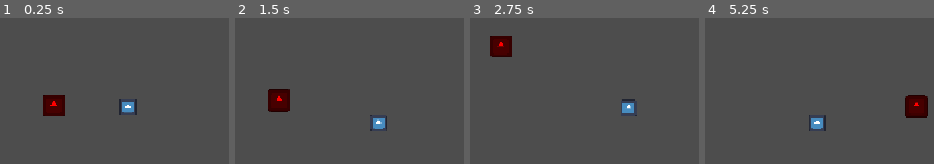
Above: before the commit, frames 1-4 (left to right).
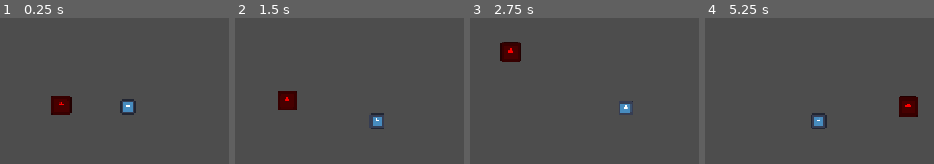
Above: after the commit, the same moments.

Repository: butteredsaltedtoast/orbit
Game: Godot game, scene res://levels/main.tscn
Two runs of this game, one before a commit and one after it. Both use one fixed random seed, a clock stepped at 60 frames per second and the inputs below. The engine's default icon, where the game draws it, is replaced by a stand-in: a white triangle on a blue panel in a dark square.
Inputs:
- Up to frame 1 (0.25 s): no input
- Up to frame 2 (1.5 s): hold D (move_right) 0.53-1.28 s; hold S (move_down) from 1.28 s (still down)
- Up to frame 3 (2.75 s): release S (move_down) at 2.03 s; hold D (move_right) from 2.03 s (still down)
- Up to frame 4 (5.25 s): release D (move_right) at 2.78 s; hold W (move_up) 2.78-3.53 s; hold A (move_left) 3.53-5.03 s; hold S (move_down) from 5.03 s (still down)

The runs differ from the first frame. In frame 1, 1.5% of the frame differs, in the area x 18-60%, y 52-68%; in frame 2, 1.7%; in frame 3, 2.1%, in the area x 8-73%, y 12-68%; in frame 4, 1.7%.

Commit message:
player hp, hurtbox, iframes, collision layers and masking

Diff:
--- a/enemies/enemy.tscn
+++ b/enemies/enemy.tscn
@@ -8,7 +8,7 @@
 
 [node name="Enemy" type="CharacterBody2D" unique_id=1015853766]
 collision_layer = 2
-collision_mask = 3
+collision_mask = 2
 script = ExtResource("1_7frlh")
 
 [node name="Sprite2D" type="Sprite2D" parent="." unique_id=1206697953]
--- a/player/player.gd
+++ b/player/player.gd
@@ -1,11 +1,17 @@
 class_name Player
 extends CharacterBody2D
+
 @export var max_speed: float = 250.0
 @export var acceleration: float = 2500.0
 @export var friction: float = 3500.0
+@export var max_hp: float = 100.0
+@onready var inv_timer: Timer = $InvincibleTimer
+@onready var hurtbox: Area2D = $Hurtbox
+var current_hp: float
 
 func _ready() -> void:
 	GameState.player = self
+	current_hp = max_hp
 
 func _exit_tree() -> void:
 	if(GameState.player == self):
@@ -19,3 +25,22 @@
 	else:
 		velocity = velocity.move_toward(target_velocity, acceleration * delta)
 	move_and_slide()
+
+func take_damage(damage: float) -> void:
+	if(!inv_timer.is_stopped()):
+		return
+	current_hp -= damage
+	if(current_hp <= 0):
+		current_hp = 0
+		print("dead")
+	else:
+		print("hp: ", current_hp)
+		inv_timer.start()
+
+func _on_hurtbox_body_entered(body: Node2D) -> void:
+	if body is Enemy:
+		take_damage(10.0)
+
+func _on_invincible_timer_timeout() -> void:
+	if hurtbox.get_overlapping_bodies().any(func(x): return x is Enemy):
+		take_damage(10.0)
--- a/player/player.tscn
+++ b/player/player.tscn
@@ -4,10 +4,13 @@
 [ext_resource type="Script" uid="uid://gvvlfh2o77q" path="res://player/player.gd" id="1_rkbax"]
 
 [sub_resource type="CircleShape2D" id="CircleShape2D_38vvf"]
-radius = 16.0
+radius = 13.0
+
+[sub_resource type="CircleShape2D" id="CircleShape2D_o33cc"]
+radius = 12.0
 
 [node name="Player" type="CharacterBody2D" unique_id=1696184416 groups=["player"]]
-collision_mask = 2
+collision_mask = 0
 script = ExtResource("1_rkbax")
 
 [node name="Sprite2D" type="Sprite2D" parent="." unique_id=1409940819]
@@ -20,3 +23,17 @@
 [node name="Camera2D" type="Camera2D" parent="." unique_id=273139101]
 process_callback = 0
 position_smoothing_enabled = true
+
+[node name="Hurtbox" type="Area2D" parent="." unique_id=1158686786]
+collision_layer = 0
+collision_mask = 2
+
+[node name="CollisionShape2D" type="CollisionShape2D" parent="Hurtbox" unique_id=1931629841]
+shape = SubResource("CircleShape2D_o33cc")
+
+[node name="InvincibleTimer" type="Timer" parent="." unique_id=1074888919]
+wait_time = 0.75
+one_shot = true
+
+[connection signal="body_entered" from="Hurtbox" to="." method="_on_hurtbox_body_entered"]
+[connection signal="timeout" from="InvincibleTimer" to="." method="_on_invincible_timer_timeout"]
--- a/project.godot
+++ b/project.godot
@@ -21,6 +21,8 @@
 
 [display]
 
+window/size/viewport_width=1280
+window/size/viewport_height=720
 window/stretch/mode="canvas_items"
 window/stretch/aspect="expand"
 
